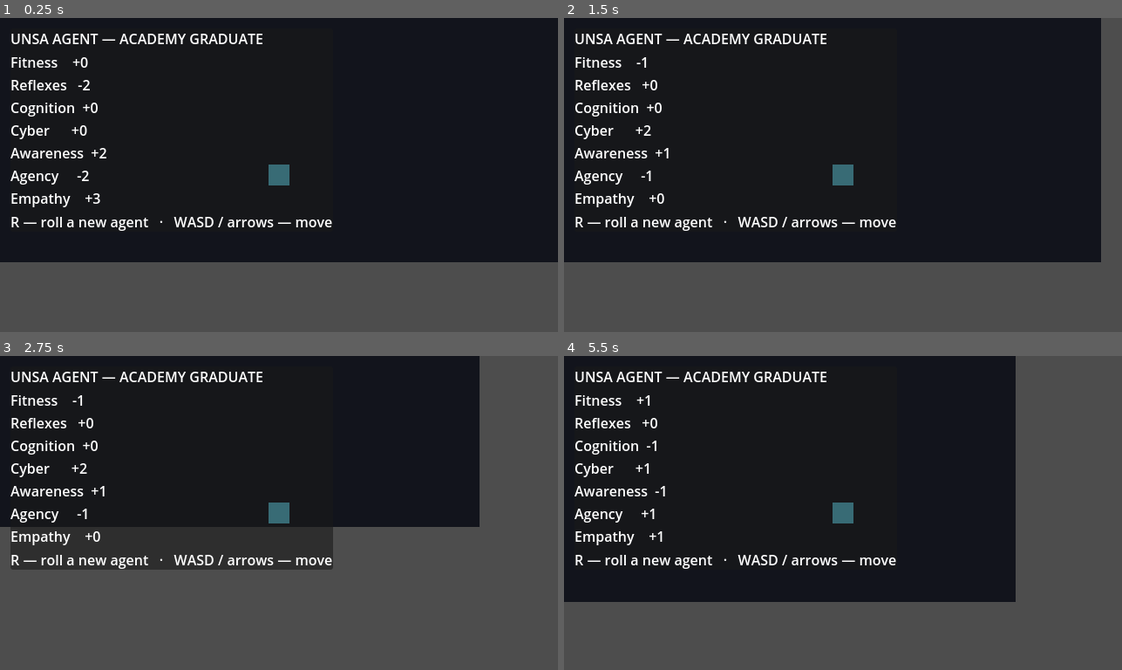
Above: before the commit, frames 1-4 (two rows, left to right).
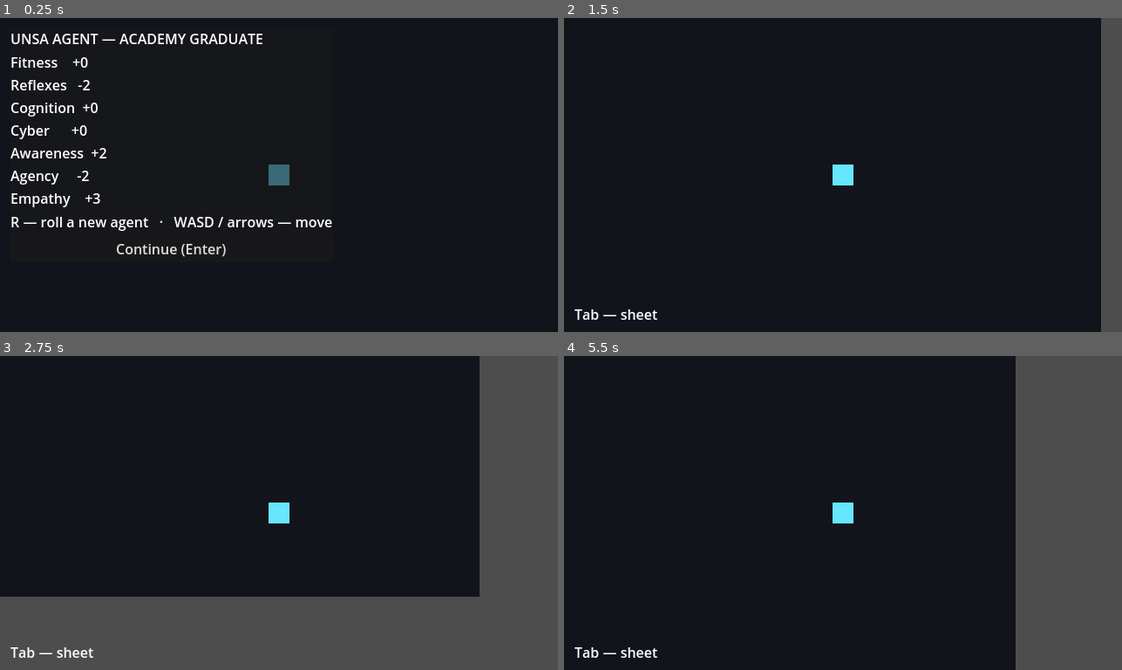
Above: after the commit, the same moments.

Repository: TomiToivio/NooPunk
Game: Godot game, scene res://main.tscn
The game is run twice, just before and just after one commit, with the same random seed, the same clock (stepped at 60 frames per second) and the same inputs.
Inputs (mouse positions are in pixels of both pictures, inside the frame that each line leads up to):
- Up to frame 1 (0.25 s): no input
- Up to frame 2 (1.5 s): click (736, 247) at 0.5 s, where only the run after the commit has a clickable "Continue (Enter)"; tap Enter at 1.25 s; hold D from 1.28 s (still down); tap R at 1.35 s
- Up to frame 3 (2.75 s): tap Space at 1.52, 1.82, 2.27, 2.57 s; tap Enter at 1.55, 2.1 s; release D at 2.03 s; hold S from 2.03 s (still down); tap Keypad Enter at 2.3 s
- Up to frame 4 (5.5 s): release S at 2.78 s; hold D 2.78-3.5 s; tap Keypad Enter at 2.85 s; tap Tab at 3.05, 4.35 s; click (736, 585) at 3.5 s, where only the run after the commit has a clickable "Continue (Enter)"; tap Space at 4.25, 4.52, 4.55, 4.82, 5.1, 5.27 s; hold W 4.28-5.03 s; hold A from 5.03 s (still down); tap R at 5.3 s

The runs differ from the first frame. In frame 1, 23% of the frame differs, in the area x 0-100%, y 71-100%; in frame 2, 25%, in the area x 0-97%, y 5-100%; in frame 3, 21%; in frame 4, 21%.

Commit message:
fix(#835): continue into the world, read the human range from the shared table, run the rules test in CI
Review of the sheet slice found three gaps against #835:

- there was no way to leave the sheet: Enter/Space (and the button) now put it away and Tab brings
  it back, with the rolled sheet kept as-is;
- HUMAN_MIN/HUMAN_MAX were a second copy of the range; Agent.human_range() reads
  data/attributes.json instead and narrows JSON floats once;
- the rules test was not run by CI. The starter workflow now runs test_agent.gd after smoke.gd,
  and the test also covers continue/reopen without losing the roll.

Also re-centres the player (the starter smoke asserts a centred start) and merges main so the
smoke test exists on this branch. Verified: test_agent 0 failures, smoke PASS, both screenshots
checked.

Diff:
--- a/noopunk/game/agent.gd
+++ b/noopunk/game/agent.gd
@@ -6,8 +6,6 @@
 ## rulebook cites the same file, so the book and the game cannot drift into two tables.
 
 const DATA_PATH := "res://data/attributes.json"
-const HUMAN_MIN := -3
-const HUMAN_MAX := 3
 
 static var _doc: Dictionary = {}
 
@@ -55,5 +53,18 @@
 	return rows
 
 
+static func human_range() -> Array:
+	## The author's range, read from the shared file rather than restated here. JSON numbers
+	## arrive as floats, so they are narrowed once here for the rest of the game.
+	var raw: Array = _data().get("human_range", [])
+	if raw.size() != 2:
+		return []
+	return [int(raw[0]), int(raw[1])]
+
+
 static func is_transhuman(rows: Array) -> bool:
-	return rows.any(func(row): return row[2] > HUMAN_MAX)
+	var limits := human_range()
+	if limits.size() != 2:
+		push_error("attributes.json has no human_range")
+		return false
+	return rows.any(func(row): return row[2] > int(limits[1]))
--- a/noopunk/game/main.tscn
+++ b/noopunk/game/main.tscn
@@ -14,7 +14,7 @@
 color = Color(0.07, 0.08, 0.11, 1)
 
 [node name="Player" type="CharacterBody2D" parent="."]
-position = Vector2(320, 260)
+position = Vector2(320, 180)
 script = ExtResource("1_player")
 
 [node name="Body" type="ColorRect" parent="Player"]
@@ -47,4 +47,15 @@
 text = "..."
 
 [node name="Hint" type="Label" parent="Sheet/Panel/VBox"]
-text = "R — roll"
+text = "R — roll   ·   Enter — continue"
+
+[node name="Continue" type="Button" parent="Sheet/Panel/VBox"]
+text = "Continue (Enter)"
+
+[node name="Reopen" type="Label" parent="Sheet"]
+offset_left = 12.0
+offset_top = 328.0
+offset_right = 300.0
+offset_bottom = 348.0
+text = "Tab — sheet"
+visible = false
--- a/noopunk/game/sheet.gd
+++ b/noopunk/game/sheet.gd
@@ -4,15 +4,38 @@
 @onready var _title: Label = $Panel/VBox/Title
 @onready var _body: Label = $Panel/VBox/Body
 @onready var _hint: Label = $Panel/VBox/Hint
+@onready var _continue: Button = $Panel/VBox/Continue
+@onready var _reopen: Label = $Reopen
 
 
 func _ready() -> void:
 	_roll()
+	if not _continue.pressed.is_connected(continue_to_world):
+		_continue.pressed.connect(continue_to_world)
 
 
 func _unhandled_input(event: InputEvent) -> void:
-	if event is InputEventKey and event.pressed and event.keycode == KEY_R:
-		_roll()
+	if not (event is InputEventKey and event.pressed):
+		return
+	match event.keycode:
+		KEY_R:
+			if $Panel.visible:
+				_roll()
+		KEY_ENTER, KEY_KP_ENTER, KEY_SPACE:
+			continue_to_world()
+		KEY_TAB:
+			$Panel.visible = true
+			_continue.grab_focus()
+
+
+func continue_to_world() -> void:
+	## The rolled sheet is kept: this only puts it away so the agent can walk.
+	var panel := get_node_or_null("Panel")
+	if panel != null:
+		panel.visible = false
+	var reopen := get_node_or_null("Reopen")
+	if reopen != null:
+		reopen.visible = true
 
 
 func _roll() -> void:
--- a/noopunk/game/tests/test_agent.gd
+++ b/noopunk/game/tests/test_agent.gd
@@ -17,8 +17,7 @@
 	for total in bands:
 		check("total %d" % total, Agent.value_for_total(total), bands[total])
 
-	check("human min", Agent.HUMAN_MIN, -3)
-	check("human max", Agent.HUMAN_MAX, 3)
+	check("human range", Agent.human_range(), [-3, 3])
 	check("signed positive", Agent.signed(2), "+2")
 	check("signed negative", Agent.signed(-3), "-3")
 	check("signed zero", Agent.signed(0), "+0")
@@ -40,5 +39,17 @@
 			failures += 1
 			print("FAIL rolled sheet reported transhuman")
 
+	# the sheet puts itself away without losing the rolled agent
+	var main: Node2D = load("res://main.tscn").instantiate()
+	root.add_child(main)
+	var sheet = main.get_node("Sheet")
+	sheet._ready()
+	var body: Label = sheet.get_node("Panel/VBox/Body")
+	var rolled := body.text
+	sheet.continue_to_world()
+	check("continue hides the sheet", sheet.get_node("Panel").visible, false)
+	check("continue keeps the roll", body.text, rolled)
+	main.queue_free()
+
 	print("checks done, failures: %d" % failures)
 	quit(0 if failures == 0 else 1)
Not shown, changed: .github/workflows/noopunk-starter-smoke.yml
Not shown, changed: noopunk/game/README.md
